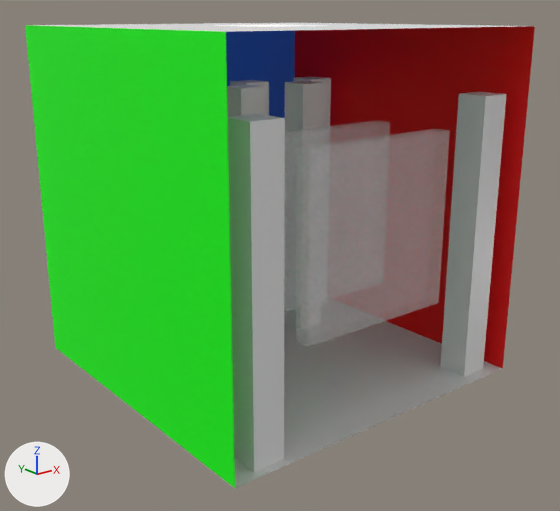
The OBJ model res/transparent.obj as it was, and as the next commit left it.
The view is the same before and after, from a 50 mm camera at (-9.76, -14.23, 8.57) aimed at (1.57, -0.07, 2.9). Arrows for +X, +Y and +Z are at lower left; the lights stay in place. Where no turn or scale is listed for an object, it has been applied to the vertices.

Names of what the first picture shows: 'Cube.004_Cube.012', 'Cube.005_Cube.013', 'Cube.006_Cube.014', 'Cube.007_Cube.010', 'Cube.008_Cube.015', 'Cube.009_Cube.016', 'Cube.010_Cube.017', 'Cube_Cube.003', 'Plane.005', 'Plane.006', 'Plane.007', 'Plane.008', 'Plane.009'.
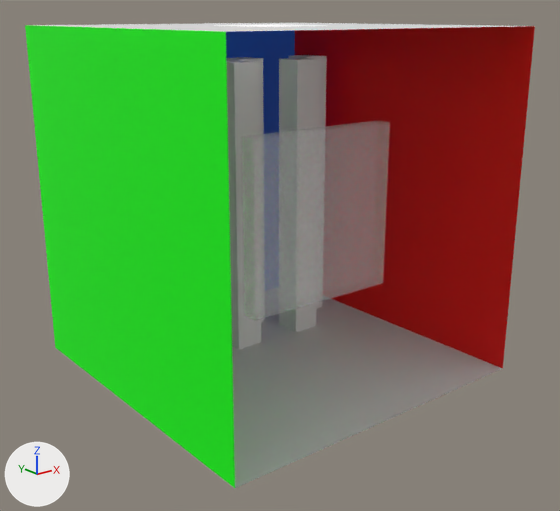
Pixel boxes [x1, y1, x2, y2] of what changed, in the pictures (560 x 511 px):
```json
{"object": "Cube_Cube.003", "change": "deleted", "before": [296, 129, 450, 347]}
{"object": "Cube.010_Cube.017", "change": "deleted", "before": [228, 114, 285, 472]}
{"object": "Cube.009_Cube.016", "change": "deleted", "before": [440, 92, 507, 377]}
{"object": "Cube.004_Cube.012", "change": "mesh rescaled", "before": [227, 85, 266, 117], "after": [226, 60, 261, 350]}
{"object": "Cube.006_Cube.014", "change": "mesh rescaled", "before": [284, 81, 325, 327], "after": [279, 58, 320, 332], "on screen": "11% taller"}
{"object": "Cube.008_Cube.015", "change": "mesh rescaled", "before": [294, 76, 331, 127], "after": [288, 55, 327, 309]}
{"object": "Cube.005_Cube.013", "change": "mesh rescaled", "before": [230, 80, 269, 115], "after": [226, 57, 265, 323]}
{"object": "Cube.007_Cube.010", "change": "unchanged, uncovered by the edit", "before": [284, 120, 390, 312], "after": [242, 120, 390, 321]}
```

The change, as JSON lines over the scene's bpy script:
```json
{"block": "me_cube_004_cube_012", "where": "me_cube_004_cube_012.from_pydata(...)  # 8 vertices, 6 faces; spans x 1.52..2.27, y 1.39..2.14, z 0.0..6.81"}
{"block": "me_cube_004_cube_012", "where": "# used by ob_cube_004_cube_012; location = (0.0, 0.0, 0.0)"}
{"block": "me_cube_004_cube_012", "change": "me_cube_004_cube_012 part 1: the whole mesh is scaled about its middle by (1, 1, 1.09), then moved by (-0.25, -0.08, 0.31)"}
{"block": "me_cube_005_cube_013", "where": "me_cube_005_cube_013.from_pydata(...)  # 8 vertices, 6 faces; spans x 2.51..3.26, y 2.52..3.27, z 0.0..6.81"}
{"block": "me_cube_005_cube_013", "where": "# used by ob_cube_005_cube_013; location = (0.0, 0.0, 0.0)"}
{"block": "me_cube_005_cube_013", "change": "me_cube_005_cube_013 part 2: the whole mesh is scaled about its middle by (1, 1, 1.09), then moved by (-0.25, -0.08, 0.31)"}
{"block": "me_cube_006_cube_014", "where": "me_cube_006_cube_014.from_pydata(...)  # 8 vertices, 6 faces; spans x 3.46..4.21, y 1.35..2.1, z 0.0..6.81"}
{"block": "me_cube_006_cube_014", "where": "# used by ob_cube_006_cube_014; location = (0.0, 0.0, 0.0)"}
{"block": "me_cube_006_cube_014", "change": "me_cube_006_cube_014 part 3: the whole mesh is scaled about its middle by (1, 1, 1.09), then moved by (-0.25, -0.08, 0.31)"}
{"block": "me_cube_008_cube_015", "where": "me_cube_008_cube_015.from_pydata(...)  # 8 vertices, 6 faces; spans x 4.6..5.35, y 2.36..3.11, z 0.0..6.81"}
{"block": "me_cube_008_cube_015", "where": "# used by ob_cube_008_cube_015; location = (0.0, 0.0, 0.0)"}
{"block": "me_cube_008_cube_015", "change": "me_cube_008_cube_015 part 4: the whole mesh is scaled about its middle by (1, 1, 1.09), then moved by (-0.25, -0.08, 0.31)"}
{"op": "remove", "block": "ob_cube_009_cube_016", "code": ["ob_cube_009_cube_016 = bpy.data.objects.new('Cube.009_Cube.016', me_cube_009_cube_016)", "ob_cube_009_cube_016.location = (0.0, 0.0, 0.0)"]}
{"op": "remove", "block": "ob_cube_010_cube_017", "code": ["ob_cube_010_cube_017 = bpy.data.objects.new('Cube.010_Cube.017', me_cube_010_cube_017)", "ob_cube_010_cube_017.location = (0.0, 0.0, 0.0)"]}
{"op": "remove", "block": "ob_cube_cube_003", "code": ["ob_cube_cube_003 = bpy.data.objects.new('Cube_Cube.003', me_cube_cube_003)", "ob_cube_cube_003.location = (0.0, 0.0, 0.0)"]}
```
